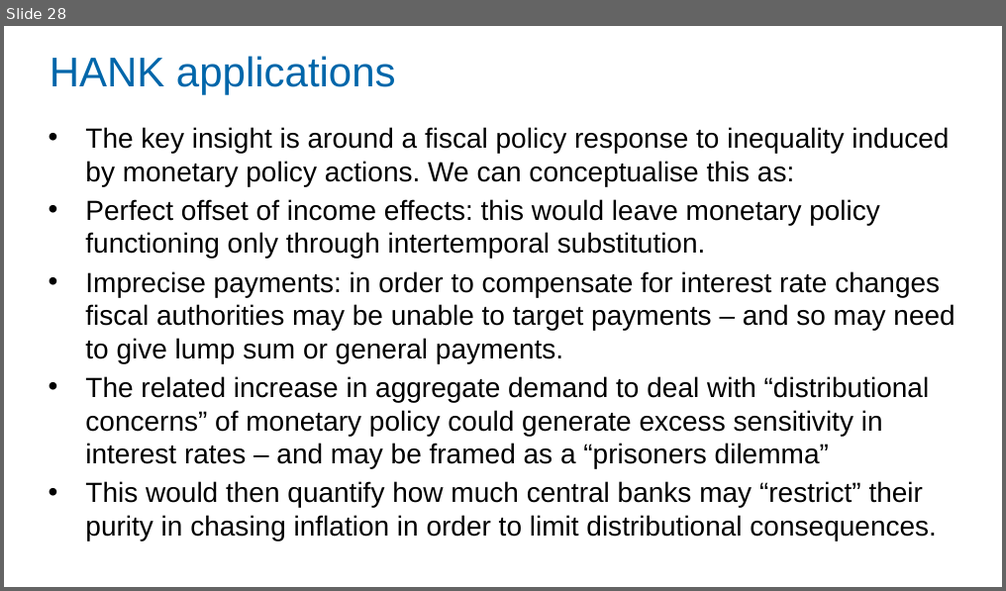
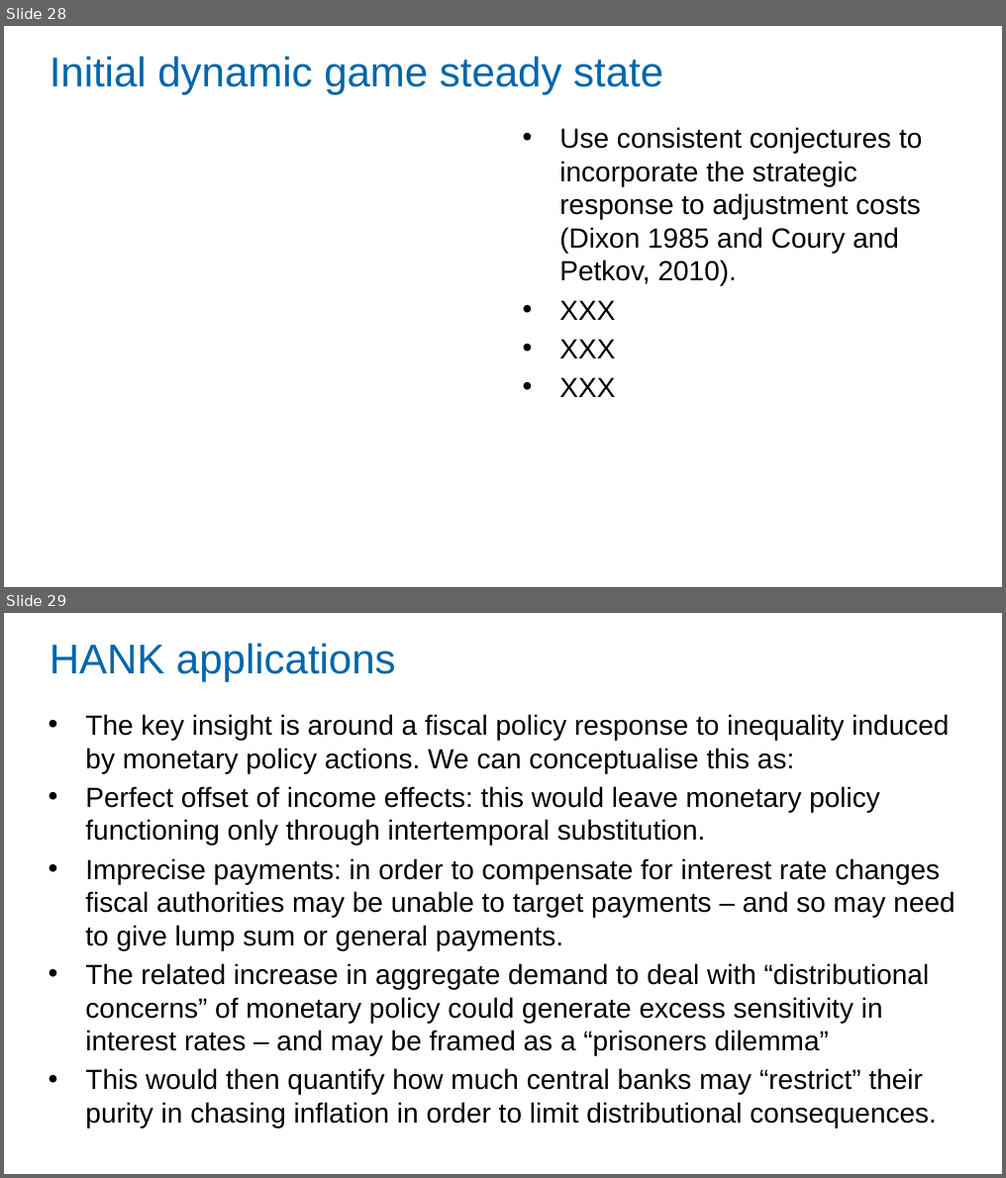
Before and after one commit to Zjub/TVHENZ, a slide deck: MF coordination/SI_game/Monetary and Fiscal Policy Coordination.pptx. Shown one above the other, each under a label of ours: slide 28 before the commit, slides 28 and 29 after it. The pictures are 1006x591 and 1006x1178 pixels, drawn with LibreOffice and Linux fonts; fonts in the diff are those of the drawing. Boxes give left, top, right and bottom in pixels: in the first picture for what was removed or moved away, otherwise in the second. Text is boxed around its words. In the diff, an @@ line names an element or a change of style, - is before the commit and + after.

```diff
--- a/MF coordination/SI_game/Monetary and Fiscal Policy Coordination.pptx
+++ b/MF coordination/SI_game/Monetary and Fiscal Policy Coordination.pptx
@@ slide 28 added at [4,26,1002,587], background #FFFFFF @@
@@ title added at [50,56,663,95], 30 pt, text #0066AA @@
+Initial dynamic game steady state
@@ text added at [559,127,922,397], 20 pt, text #000000 @@
+• Use consistent conjectures to incorporate the strategic response to adjustment costs (Dixon 1985 and Coury and Petkov, 2010).
+• XXX
+• XXX
+• XXX
@@ what was slide 28 is now slide 29 @@
```
Also in this commit, not shown: 7 slides changed, 3 other files.
